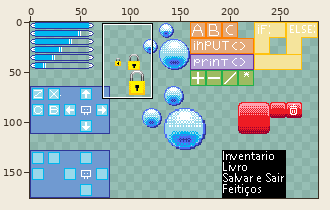
Pixel-art file, stored at Entregas/ase/Gui/GameUserInterface-0001.ase. Above: a wide view before the commit, with the close-up outlined.
Close-up. Before the commit:
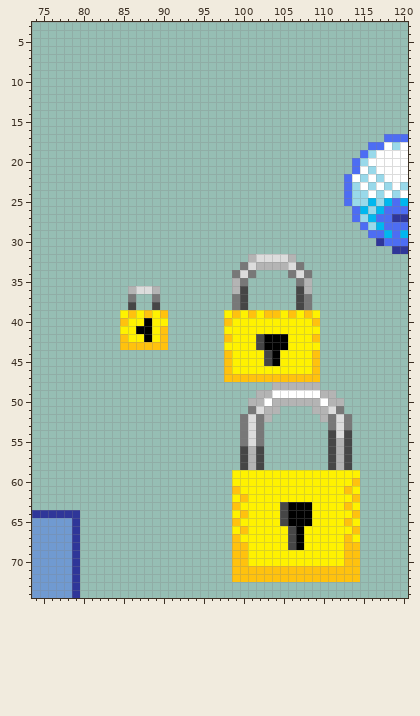
288x176 pixels, 1 frame. Shown: x 74..120, y 3..74. The commit also changed other parts of the picture, which this record leaves out.
Now the later version:
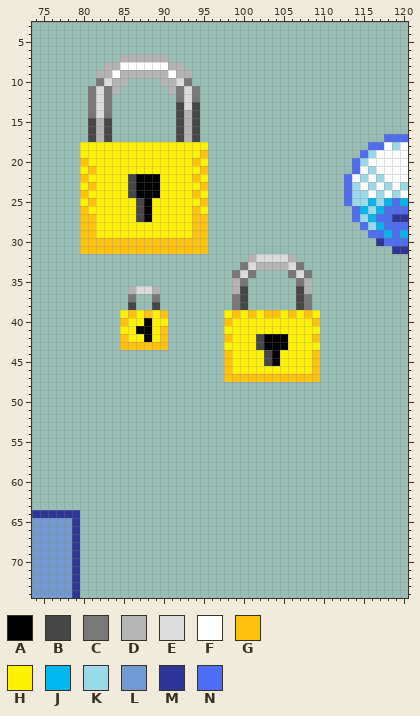
Palette (. is transparent): A #000000  B #464646  C #787878  D #b4b4b4  E #dcdcdc  F #ffffff  G #ffc20e  H #fff200  J #00b7ef  K #99d9ea  L #709ad1  M #2f3699  N #4d6df3
Changes in this commit:
Layer "Layer 1":
y 7: x 85..90 ...... -> DDDDDD
y 8: x 83..92 .......... -> DDFFFFFFDD
y 9: x 82..93 ............ -> DDFDDDDDDFDD
y 10: x 82..85 .... -> CEDD; x 90..93 .... -> DDEC
y 11: x 81..84 .... -> CECD; x 91..94 .... -> DCEC
y 12: x 81..83 ... -> CEC; x 92..94 ... -> CEC
y 13: x 81..83 ... -> CEC; x 92..94 ... -> BEB
y 14: x 81..83 ... -> CEC; x 92..94 ... -> BDB
y 15..17: x 81..83 ... -> BDB; x 92..94 ... -> BDB
y 18: x 80..95 ................ -> HHHHHHHHHHHHHHHH
y 19: x 80..95 ................ -> HHHHHHHHHHHHHHHG
y 20: x 80..95 ................ -> GHHHHHHHHHHHHHGH
y 21: x 80..95 ................ -> HGHHHHHHHHHHHHHG
y 22: x 80..95 ................ -> GHHHHHBAAAHHHHGH
y 23: x 80..95 ................ -> HGHHHHBAAAHHHHHG
y 24: x 80..95 ................ -> GHHHHHBAAAHHHHGH
y 25: x 80..95 ................ -> HGHHHHHBAHHHHHHG
y 26: x 80..95 ................ -> GHHHHHHBAHHHHHGH
y 27: x 80..95 ................ -> GGHHHHHBAHHHHHGG
y 28..29: x 80..95 ................ -> GGHHHHHHHHHHHHGG
y 30..31: x 80..95 ................ -> GGGGGGGGGGGGGGGG
y 48: x 104..109 DDDDDD -> ......
y 49: x 102..111 DDFFFFFFDD -> ..........
y 50: x 101..112 DDFDDDDDDFDD -> ............
y 51: x 101..104 CEDD -> ....; x 109..112 DDEC -> ....
y 52: x 100..103 CECD -> ....; x 110..113 DCEC -> ....
y 53: x 100..102 CEC -> ...; x 111..113 CEC -> ...
y 54: x 100..102 CEC -> ...; x 111..113 BEB -> ...
y 55: x 100..102 CEC -> ...; x 111..113 BDB -> ...
y 56..58: x 100..102 BDB -> ...; x 111..113 BDB -> ...
y 59: x 99..114 HHHHHHHHHHHHHHHH -> ................
y 60: x 99..114 HHHHHHHHHHHHHHHG -> ................
y 61: x 99..114 GHHHHHHHHHHHHHGH -> ................
y 62: x 99..114 HGHHHHHHHHHHHHHG -> ................
y 63: x 99..114 GHHHHHBAAAHHHHGH -> ................
y 64: x 99..114 HGHHHHBAAAHHHHHG -> ................
y 65: x 99..114 GHHHHHBAAAHHHHGH -> ................
y 66: x 99..114 HGHHHHHBAHHHHHHG -> ................
y 67: x 99..114 GHHHHHHBAHHHHHGH -> ................
y 68: x 99..114 GGHHHHHBAHHHHHGG -> ................
y 69..70: x 99..114 GGHHHHHHHHHHHHGG -> ................
y 71..72: x 99..114 GGGGGGGGGGGGGGGG -> ................
Where, in picture pixels (left, top, right, bottom), the same in both close-ups:
added: (80, 54, 208, 254)
erased: (232, 382, 360, 582)
